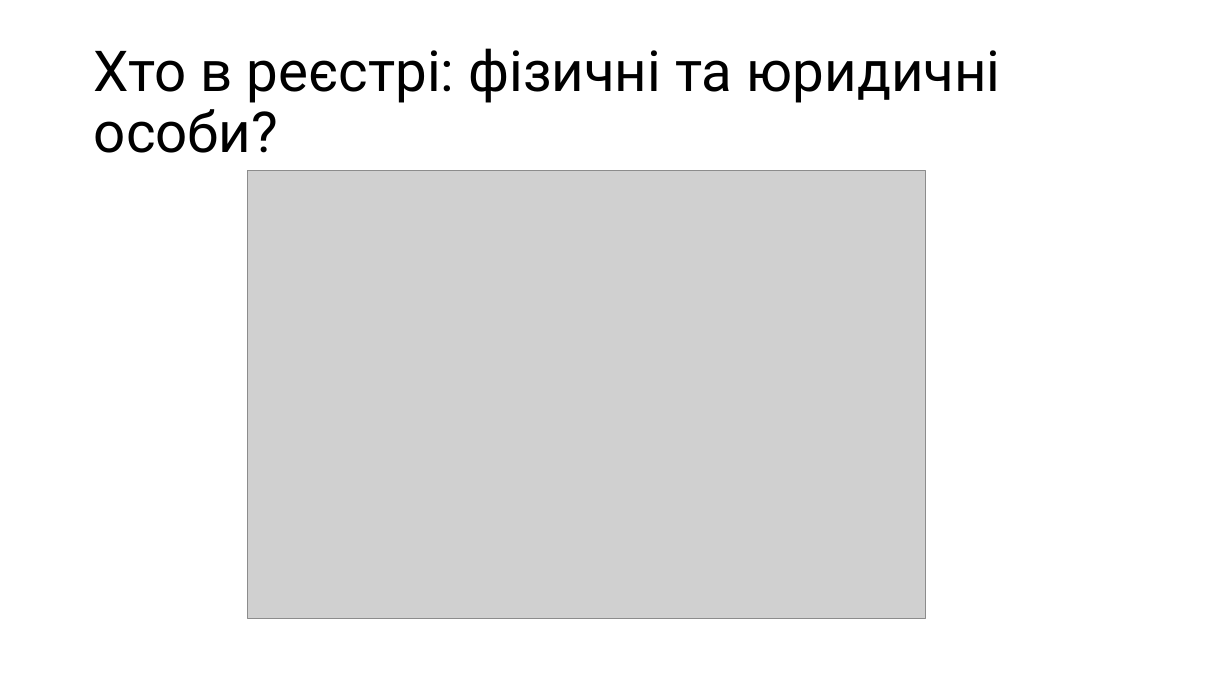
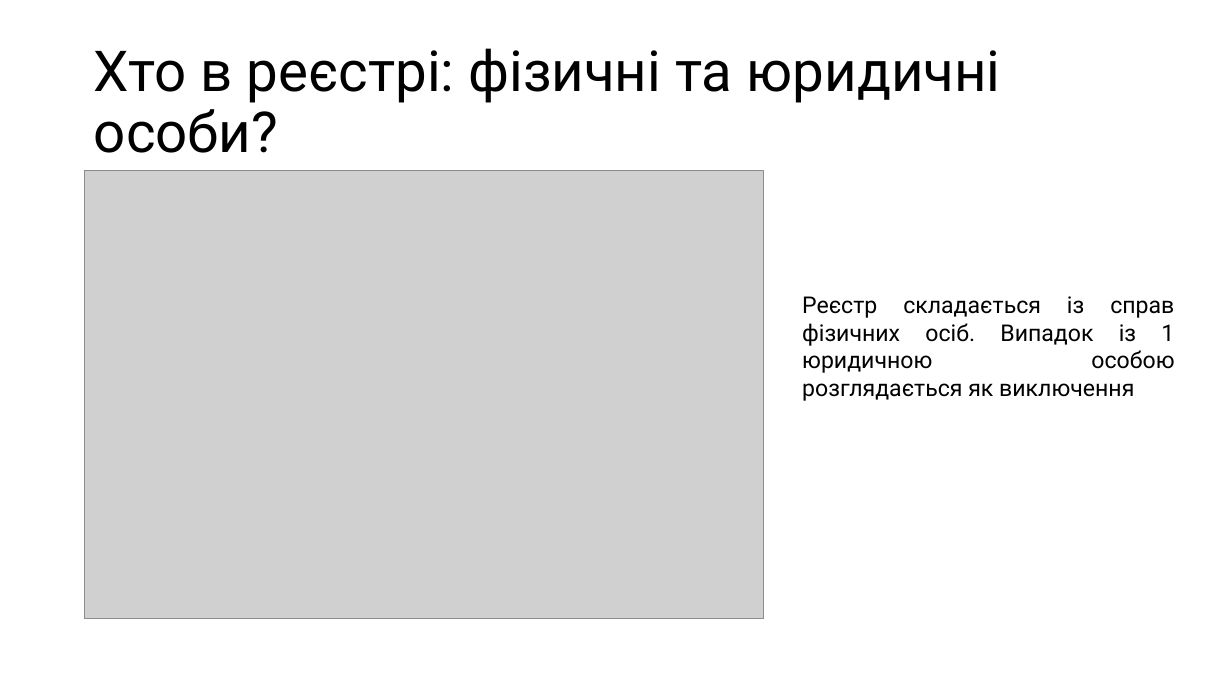
Before and after one commit to foffpls/Corrupt_Info_Bot, a slide deck: slide 6 of EDA реєстру корупційних правопорушень НАЗК.pptx. Drawn at 1232x693 pixels with LibreOffice and Linux fonts; fonts in the diff are those of the drawing; grey boxes stand for pictures. Boxes give left, top, right and bottom in pixels: in the first picture for what was removed or moved away, otherwise in the second. Text is boxed around its words. In the diff, an @@ line names an element or a change of style, - is before the commit and + after.

```diff
--- a/EDA реєстру корупційних правопорушень НАЗК.pptx
+++ b/EDA реєстру корупційних правопорушень НАЗК.pptx
@@ picture: place and size @@
-picture at box(248, 171, 926, 619)
+picture at box(85, 171, 763, 619)
@@ text added at box(802, 296, 1174, 401), 18 pt, text #000000 @@
+Реєстр складається із справ фізичних осіб. Випадок із 1 юридичною особою розглядається як виключення
```
Also in this commit, not shown: 4 other slides changed, 1 slide added, 2 other files.
